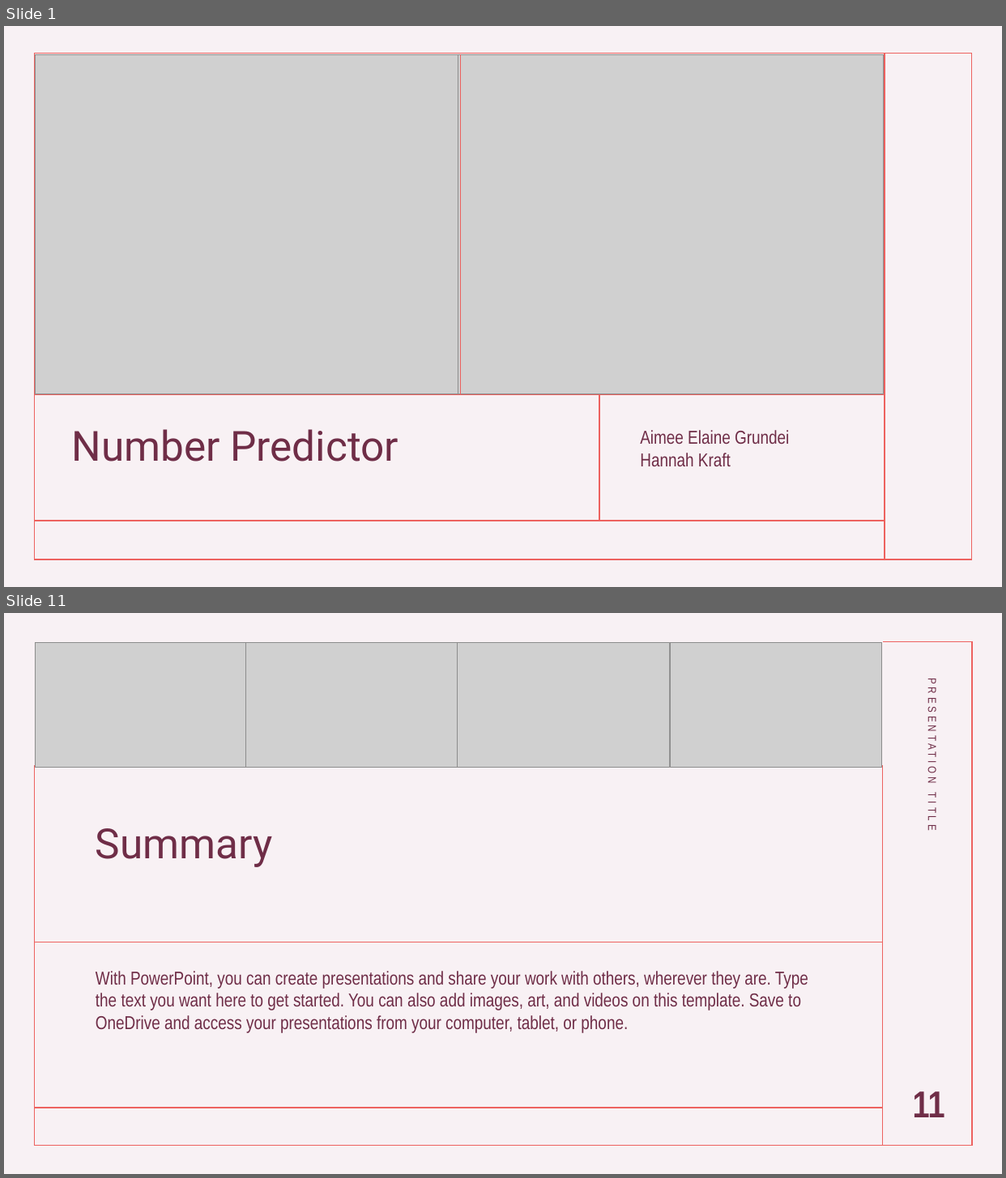
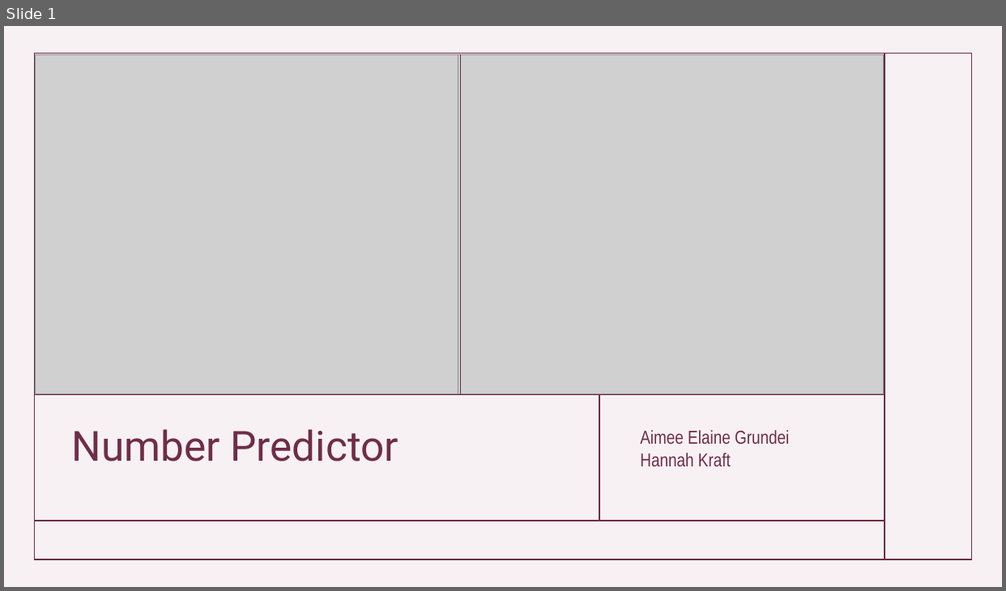
Before and after one commit to AimeeElaineGrundei/project_dski_mnist_dataset, a slide deck: project_documentation/presentation_project_dski.pptx. Shown one above the other, each under a label of ours: slides 1 and 11 before the commit, slide 1 after it; the slides between them are not shown. The pictures are 1006x1178 and 1006x591 pixels, drawn with LibreOffice and Linux fonts; fonts in the diff are those of the drawing; grey boxes stand for pictures. Boxes give left, top, right and bottom in pixels: in the first picture for what was removed or moved away, otherwise in the second. Text is boxed around its words. In the diff, an @@ line names an element or a change of style, - is before the commit and + after.

```diff
--- a/project_documentation/presentation_project_dski.pptx
+++ b/project_documentation/presentation_project_dski.pptx
@@ slide 11 removed at box(4, 613, 1002, 1174), background #9E3E65 at 7% opacity @@
@@ picture removed at box(36, 643, 246, 767) @@
@@ picture removed at box(246, 643, 458, 767) @@
@@ picture removed at box(458, 643, 670, 767) @@
@@ picture removed at box(671, 643, 882, 767) @@
@@ group removed at box(34, 641, 974, 1146): 7 lines @@
@@ text removed at box(926, 688, 939, 830) @@
-PRESENTATION TITLE
@@ title removed at box(96, 828, 273, 867) @@
-Summary
@@ subtitle removed at box(96, 971, 808, 1033) @@
-With PowerPoint, you can create presentations and share your work with others, wherever they are. Type the text you want here to get started. You can also add images, art, and videos on this template. Save to OneDrive and access your presentations from your computer, tablet, or phone.
@@ page number removed at box(913, 1092, 945, 1118) @@
-11
@@ slide 1 changed as well @@
@@ rectangle at box(34, 54, 972, 561): outline #ED625F 1 pt to #6F2C47 1 pt @@
@@ line (461, 395) - (461, 54): stroke #ED625F 1 pt to #6F2D47 1 pt @@
@@ line (884, 54) - (884, 560): stroke #ED625F 1 pt to #6F2C47 1 pt @@
@@ line (34, 395) - (884, 395): stroke #ED625F 1 pt to #6F2C47 1 pt @@
@@ line (600, 395) - (600, 522): stroke #ED625F 1 pt to #6F2C47 1 pt @@
@@ line (34, 521) - (884, 521): stroke #ED625F 1 pt to #6F2C47 1 pt @@
```
Also in this commit, not shown: 6 slides added, 10 other slides removed.
